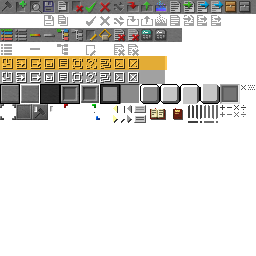
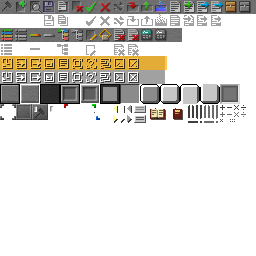
The second 256 x 256 image is a revision of the first. Changes to its layers:
painted on "图层 #2" over [220, 85, 246, 122]
painted on "图层" over [230, 85, 255, 122]
added layer "被粘贴的图层 #3" in group "icon" over [156, 30, 167, 41]
painted on "被粘贴的图层 #2" over [156, 30, 167, 41]
